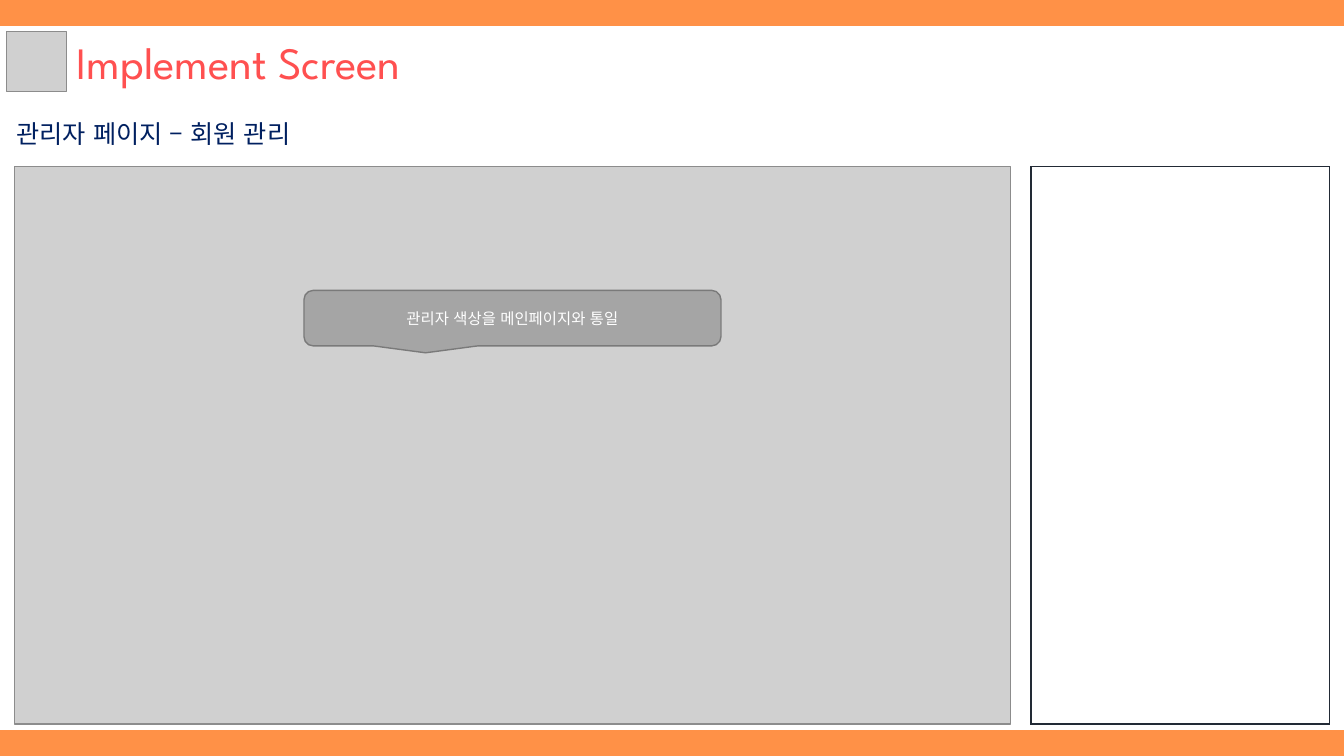
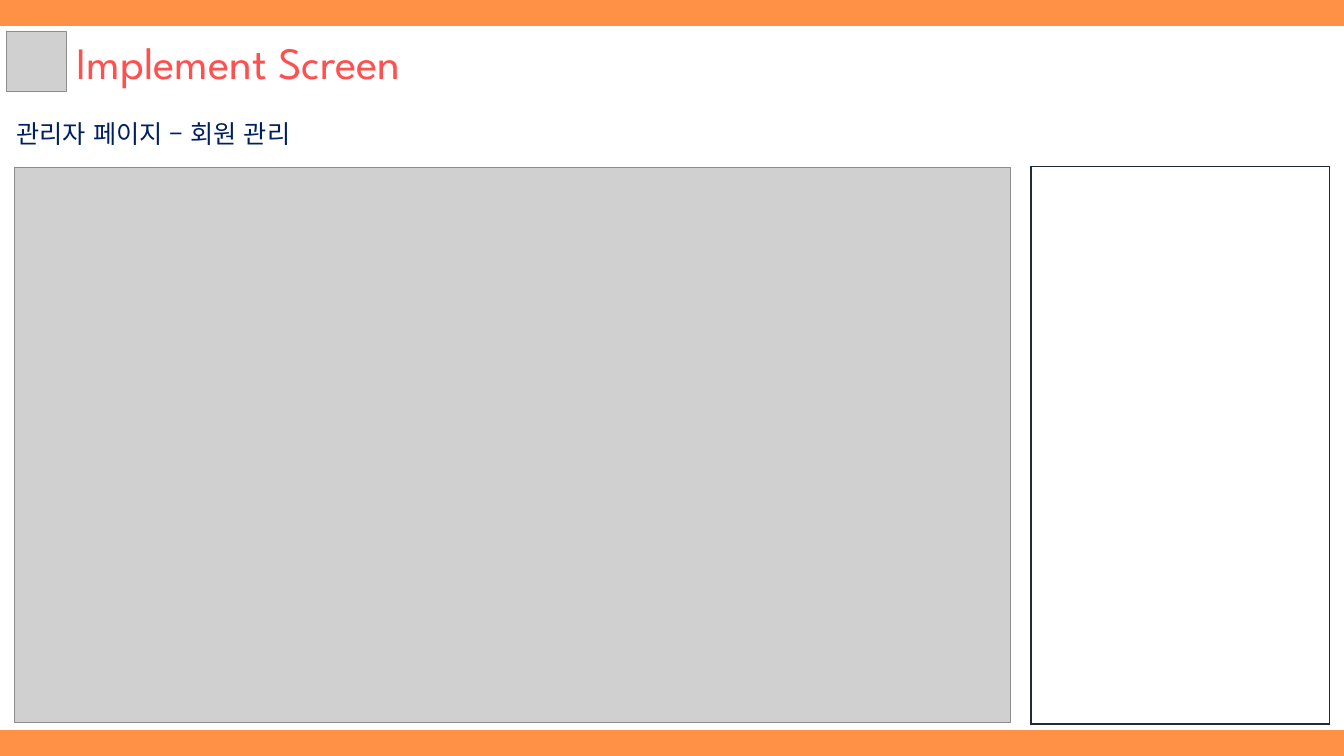
Before and after one commit to hhsw07/ezen-academy-projects, a slide deck: slide 34 of WebContent/jhk/document/3조 하비팩토리_제출용.pptx (slide 13 before the commit). Drawn at 1344x756 pixels with LibreOffice and Linux fonts; fonts in the diff are those of the drawing; grey boxes stand for pictures. Boxes give left, top, right and bottom in pixels: in the first picture for what was removed or moved away, otherwise in the second. Text is boxed around its words. In the diff, an @@ line names an element or a change of style, - is before the commit and + after.

```diff
--- a/WebContent/jhk/document/3조 하비팩토리_제출용.pptx
+++ b/WebContent/jhk/document/3조 하비팩토리_제출용.pptx
@@ rounded speech box removed at (304,290,722,346) @@
-관리자 색상을 메인페이지와 통일
```
Also in this commit, not shown: 6 other slides changed, 31 slides added, 5 slides removed, 2 other files.
